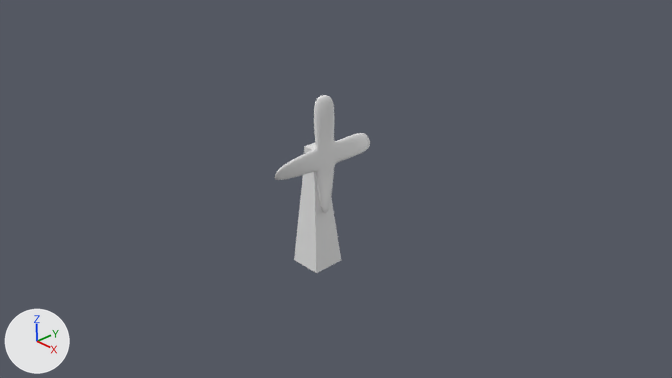
The Blender file blender/vetrjak.blend, before and after one commit.
Camera for both pictures: the file's camera 'Camera'. The lights are fixed; the arrows at lower left show +X, +Y and +Z.

Script lines for the objects in view, before the commit:
```python
me_mesh = bpy.data.meshes.new('Mesh')
me_mesh.from_pydata(...)  # 20 vertices, 16 faces; spans x -0.3..0.3, y -0.3..0.3, z -0.3..1.9
me_mesh_001 = bpy.data.meshes.new('Mesh.001')
me_mesh_001.from_pydata(...)  # 66 vertices, 64 faces; spans x -0.19..0.09, y -1.1..1.1, z -1.1..1.1
me_mesh_001.polygons.foreach_set('use_smooth', [True] * 64)
ob_body = bpy.data.objects.new('Body', me_mesh)
ob_body.location = (0.0, 0.0, -0.7)
ob_fan = bpy.data.objects.new('Fan', me_mesh_001)
ob_fan.location = (0.3, 0.0, 1.1)
ob_fan.rotation_euler = (1.571, 0.0, 0.0)  # degrees (90, 0, 0)
_m = ob_fan.modifiers.new('Subsurf', 'SUBSURF')
_m.levels = 2
```
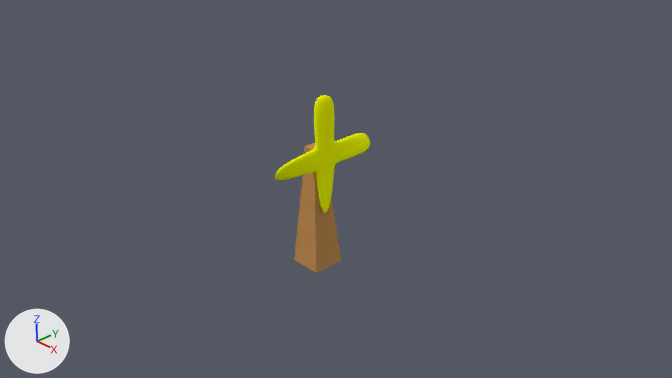
Pixel boxes [x1, y1, x2, y2] of what changed, in the pictures (672 x 378 px):
'Fan', recoloured (grey to yellow)
    both: [274, 95, 370, 213]
'Body', recoloured
    both: [294, 143, 341, 273]

What changed in the scene script:
```text
Add mat_material_001:
    mat_material_001 = diffuse_material('Material.001')
    mat_material_001.base_color = (0.523, 0.263, 0.085)  # orange #bf8c52
Add mat_material_002:
    mat_material_002 = diffuse_material('Material.002')
    mat_material_002.base_color = (0.905, 0.993, 0.0)  # yellow #f4fe00
Change me_mesh_001:
    where me_mesh_001.from_pydata(...)  # 66 vertices, 64 faces; spans x -0.19..0.09, y -1.1..1.1, z -1.1..1.1
    add me_mesh_001.materials.append(mat_material_002)  # yellow #f4fe00
Change me_mesh:
    where me_mesh.from_pydata(...)  # 20 vertices, 16 faces; spans x -0.3..0.3, y -0.3..0.3, z -0.3..1.9
    add me_mesh.materials.append(mat_material_001)  # orange #bf8c52
```
